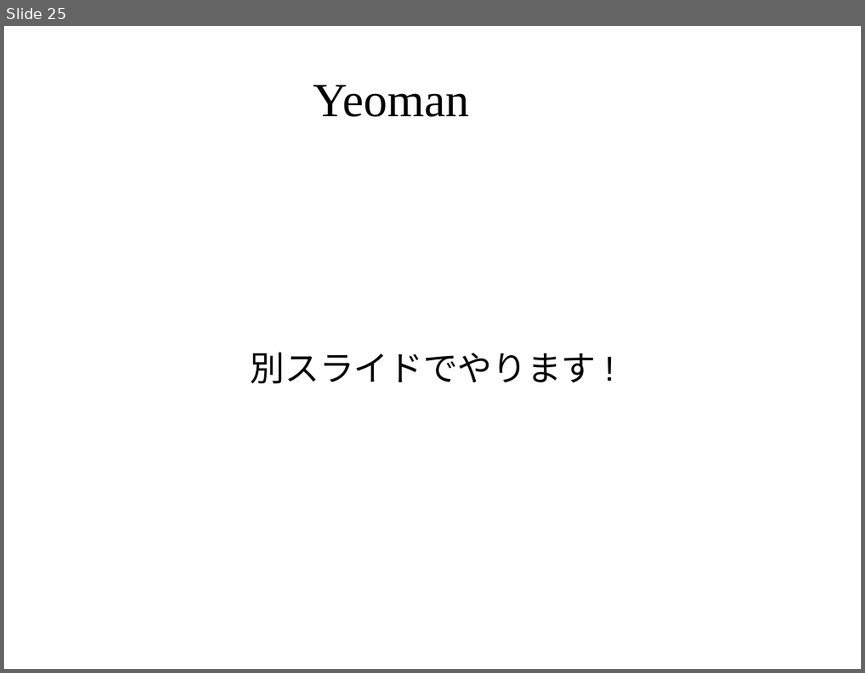
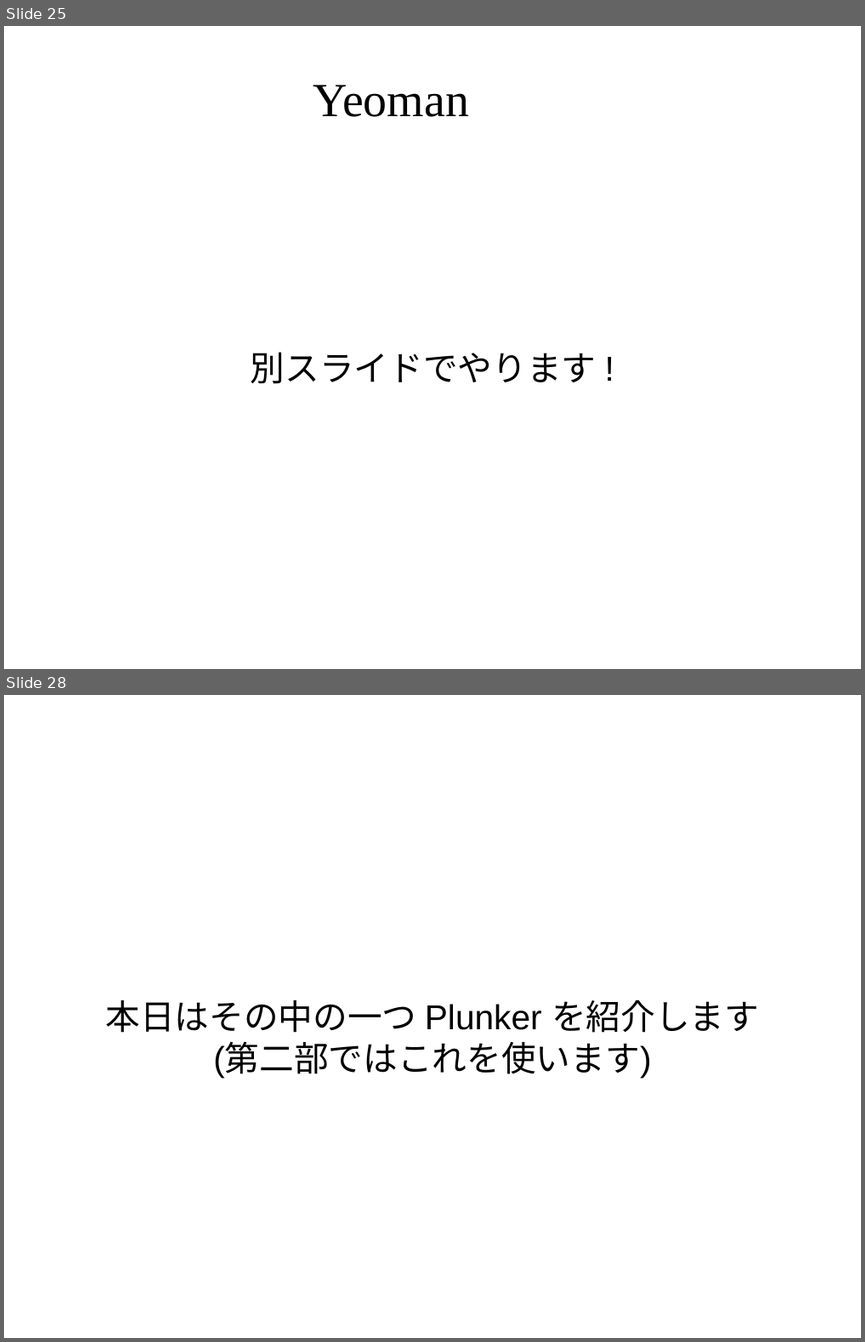
Before and after one commit to masakura/slides, a slide deck: html5jk#1/slide3.odp. Shown one above the other, each under a label of ours: slide 25 before the commit, slides 25 and 28 after it; the slides between them are not shown. The pictures are 865x673 and 865x1342 pixels, drawn with LibreOffice and Linux fonts; fonts in the diff are those of the drawing; background and template pictures are left out. Boxes give left, top, right and bottom in pixels: in the first picture for what was removed or moved away, otherwise in the second. Text is boxed around its words. In the diff, an @@ line names an element or a change of style, - is before the commit and + after.

Commit message:
Plunker のチュートリアルを追加

```diff
--- a/html5jk#1/slide3.odp
+++ b/html5jk#1/slide3.odp
@@ slide 28 added at bbox=[4, 695, 861, 1338], background picture (left out) @@
@@ subtitle added at bbox=[106, 999, 759, 1077], 32 pt, text #000000 @@
+本日はその中の一つ Plunker を紹介します
+(第二部ではこれを使います)
```
Also in this commit, not shown: 35 other slides added.
